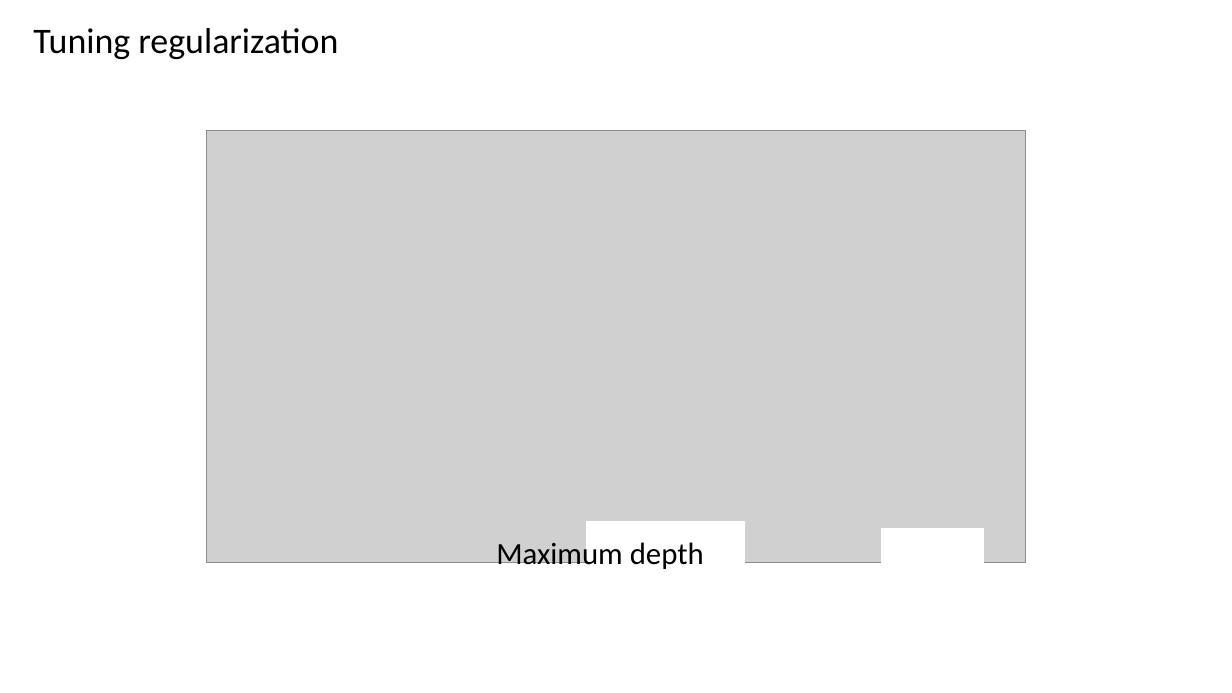
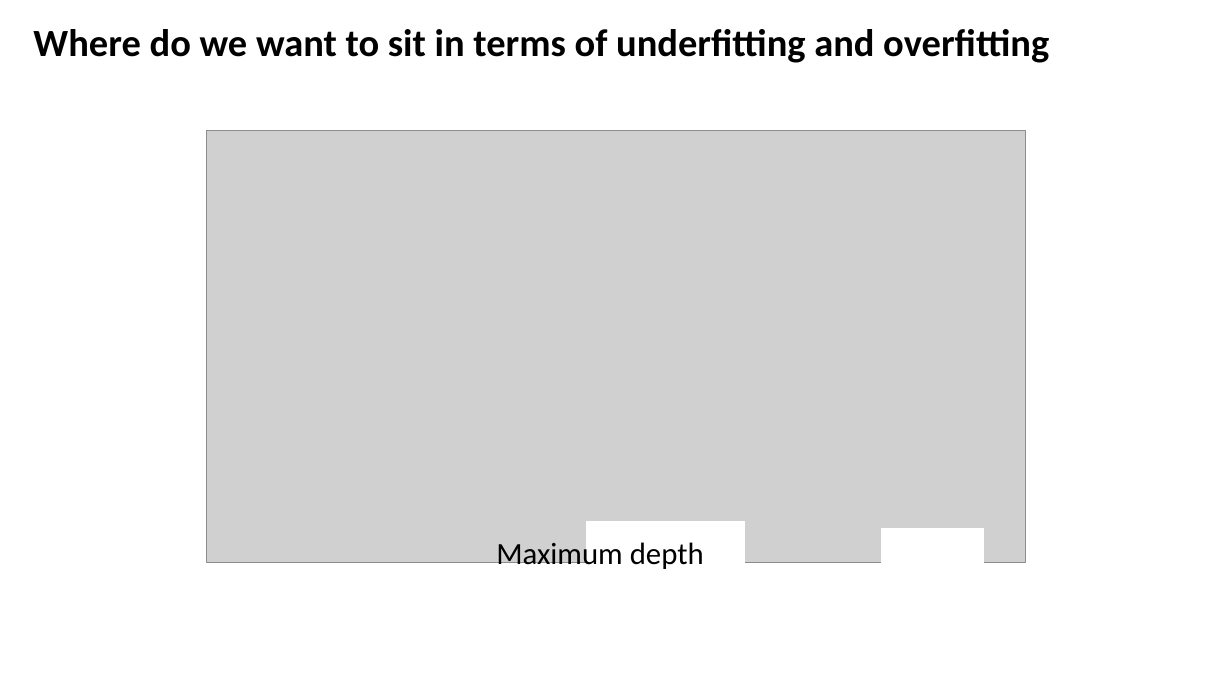
Before and after one commit to CompOmics/ML_AI_Analytical_Chemistry_Course, a slide deck: slide 8 of 03_Evaluation/slides/3_3_ensemble_learning.pptx. Drawn at 1232x693 pixels with LibreOffice and Linux fonts; fonts in the diff are those of the drawing; grey boxes stand for pictures. Boxes give left, top, right and bottom in pixels: in the first picture for what was removed or moved away, otherwise in the second. Text is boxed around its words. In the diff, an @@ line names an element or a change of style, - is before the commit and + after.

```diff
--- a/03_Evaluation/slides/3_3_ensemble_learning.pptx
+++ b/03_Evaluation/slides/3_3_ensemble_learning.pptx
@@ text at (x1=33, y1=29, x2=1049, y2=63): text changed; size 28 to 30 pt; bold on @@
-Tuning regularization
+Where do we want to sit in terms of underfitting and overfitting
```
Also in this commit, not shown: 16 other slides changed, 8 other files.
